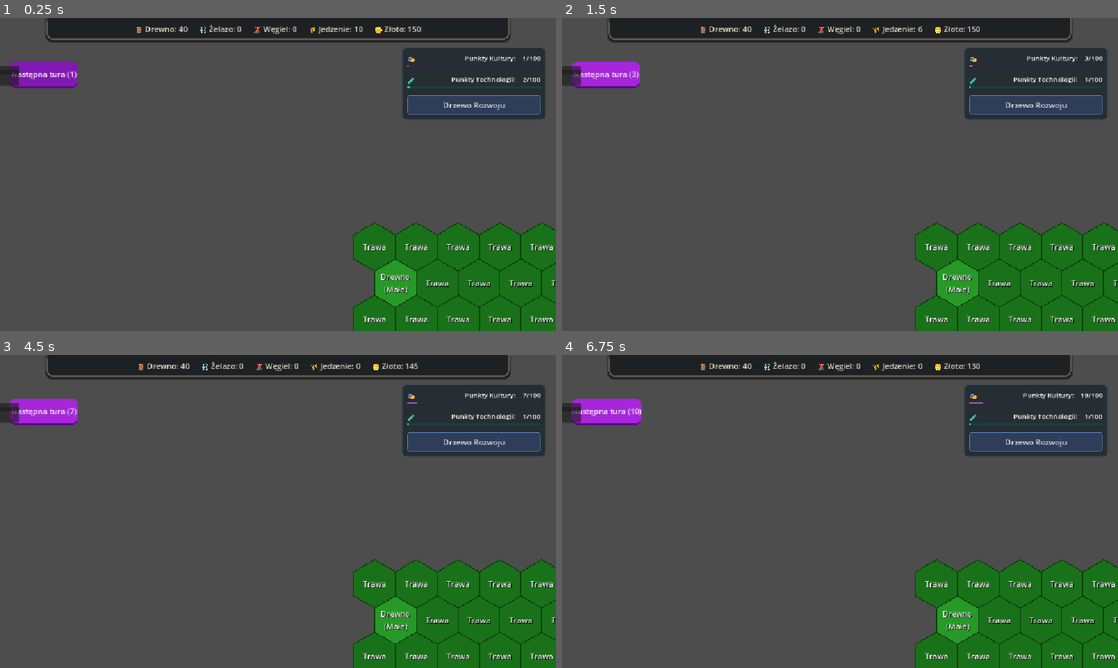
Above: before the commit, frames 1-4 (two rows, left to right).
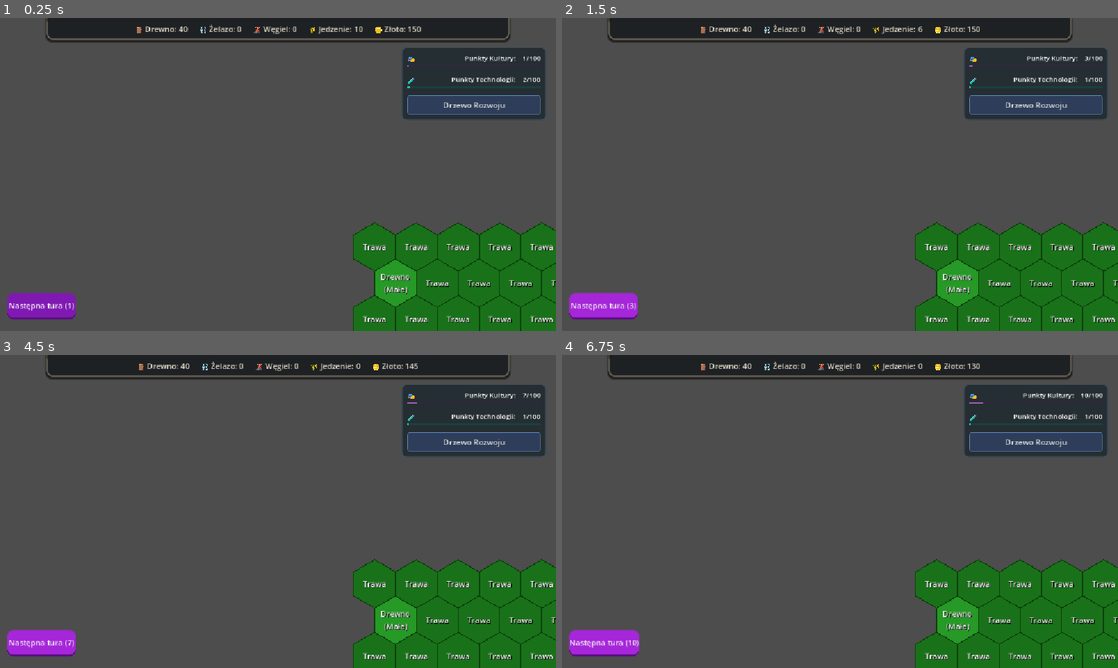
Above: after the commit, the same moments.

Repository: matiok35/nowy-projekt-gry
Game: Godot game, scene res://game_world.tscn
Same seed, same stepped clock (60 frames per second), same inputs: the game is played once before the commit and once after it.
Inputs:
- Up to frame 1 (0.25 s): no input
- Up to frame 2 (1.5 s): click "Następna tura (1)" at 0.5 s; click "Następna tura (2)" at 1.25 s
- Up to frame 3 (4.5 s): click "Następna tura (3)" at 2 s; click "Następna tura (4)" at 2.75 s; click "Następna tura (5)" at 3.5 s; click "Następna tura (6)" at 4.25 s
- Up to frame 4 (6.75 s): click "Następna tura (7)" at 5 s; click "Następna tura (8)" at 5.75 s; click "Następna tura (9)" at 6.5 s

The runs differ from the first frame. In frame 1, 2.1% of the frame differs, in the area x 0-14%, y 14-97%; in frame 2, 2.1%; in frame 3, 2.1%; in frame 4, 2.2%, in the area x 0-15%, y 14-97%.

Commit message:
porawa wygladu aplikacji v2

Diff:
--- a/game_world.tscn
+++ b/game_world.tscn
@@ -25,10 +25,10 @@
 
 [node name="TurnButton" type="Button" parent="CanvasLayer/UI" unique_id=1194572768]
 layout_mode = 0
-offset_left = 20.0
-offset_top = 91.0
-offset_right = 162.0
-offset_bottom = 145.0
+offset_left = 15.0
+offset_top = 570.0
+offset_right = 157.0
+offset_bottom = 624.0
 text = "Następna tura"
 
 [node name="Panel" type="Panel" parent="CanvasLayer/UI" unique_id=411600892]
@@ -51,12 +51,14 @@
 offset_bottom = 8.0
 
 [node name="PanelContainer" type="PanelContainer" parent="CanvasLayer/UI" unique_id=368437563]
+visible = false
 layout_mode = 0
 offset_top = 100.0
 offset_right = 40.0
 offset_bottom = 140.0
 
 [node name="VBoxContainer" type="VBoxContainer" parent="CanvasLayer/UI/PanelContainer" unique_id=1803143607]
+visible = false
 layout_mode = 2
 
 [node name="Kultura" type="HBoxContainer" parent="CanvasLayer/UI/PanelContainer/VBoxContainer" unique_id=1721856598]
